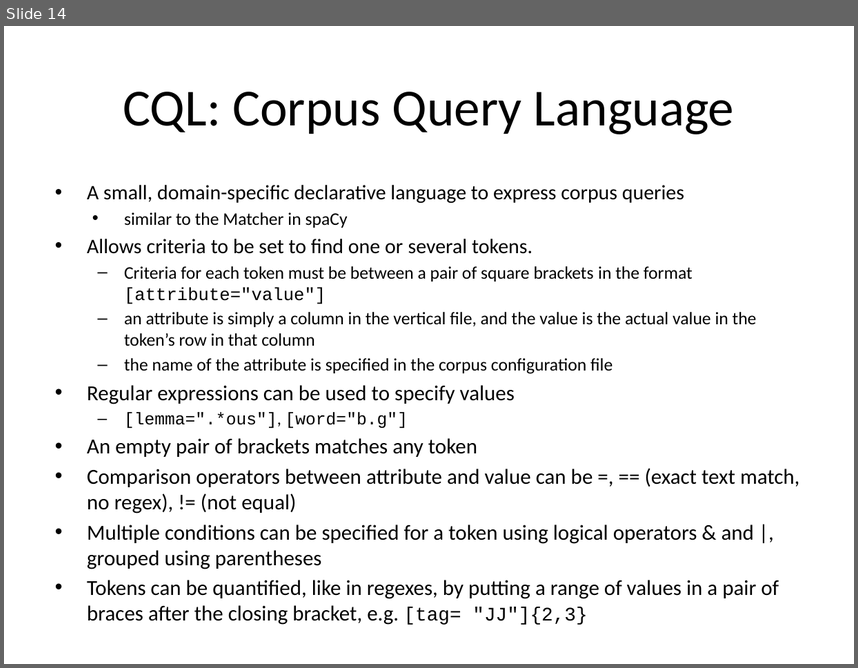
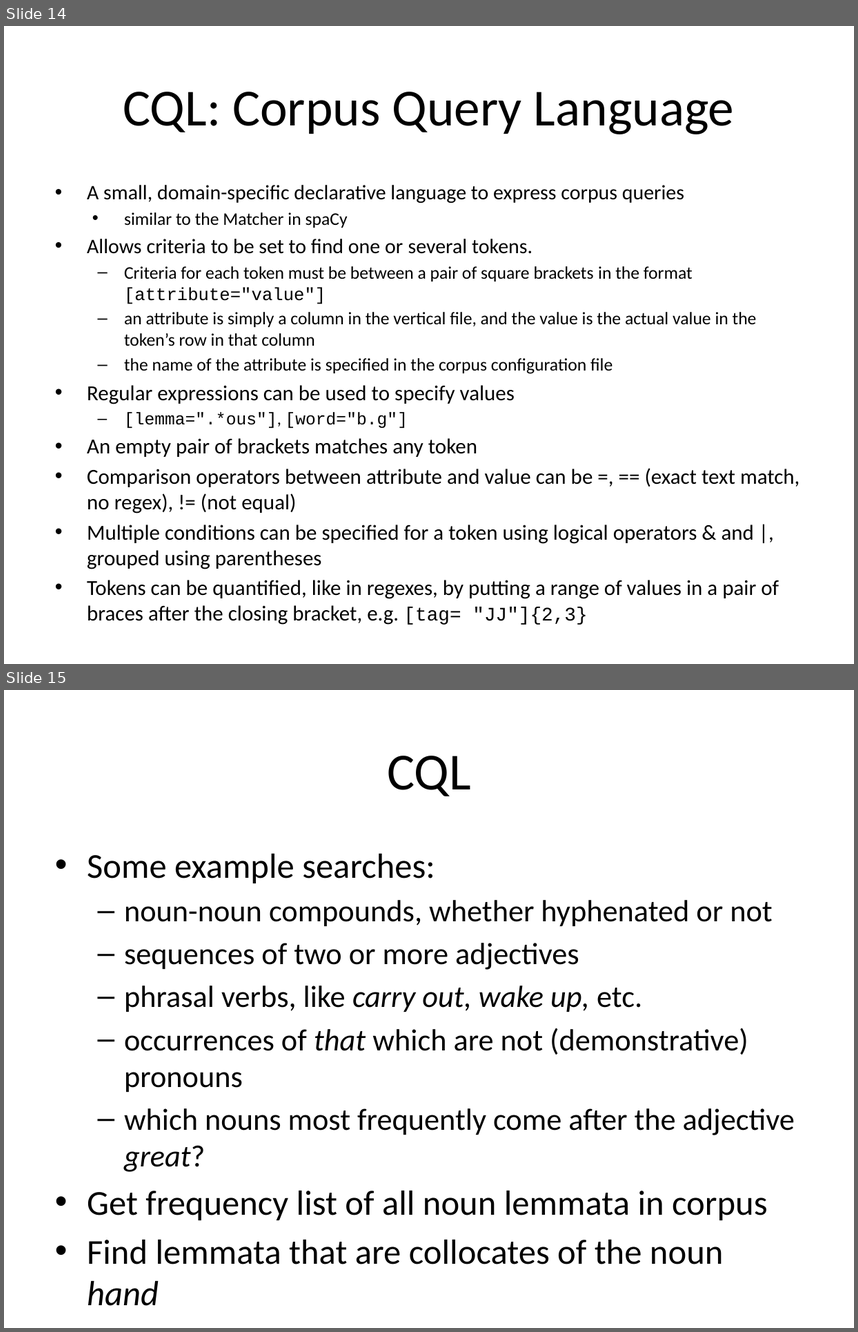
Before and after one commit to Clinical-Bioinformatics-Debrecen/nlp_2025, a slide deck: 4.pptx. Shown one above the other, each under a label of ours: slide 14 before the commit, slides 14 and 15 after it. The pictures are 858x668 and 858x1332 pixels, drawn with LibreOffice and Linux fonts; fonts in the diff are those of the drawing. Boxes give left, top, right and bottom in pixels: in the first picture for what was removed or moved away, otherwise in the second. Text is boxed around its words. In the diff, an @@ line names an element or a change of style, - is before the commit and + after.

```diff
--- a/4.pptx
+++ b/4.pptx
@@ slide 15 added at (x1=4, y1=690, x2=854, y2=1328), background #FFFFFF @@
@@ title added at (x1=387, y1=756, x2=471, y2=796), 44 pt, text #000000 @@
+CQL
@@ text added at (x1=87, y1=854, x2=795, y2=1264), 25.9 pt, text #000000 @@
+• Some example searches:
+  – noun-noun compounds, whether hyphenated or not
+  – sequences of two or more adjectives
+  – phrasal verbs, like carry out, wake up, etc.
+  – occurrences of that which are not (demonstrative) pronouns
+  – which nouns most frequently come after the adjective great?
+• Get frequency list of all noun lemmata in corpus
+• Find lemmata that are collocates of the noun hand
```
Also in this commit, not shown: 1 slide changed.
